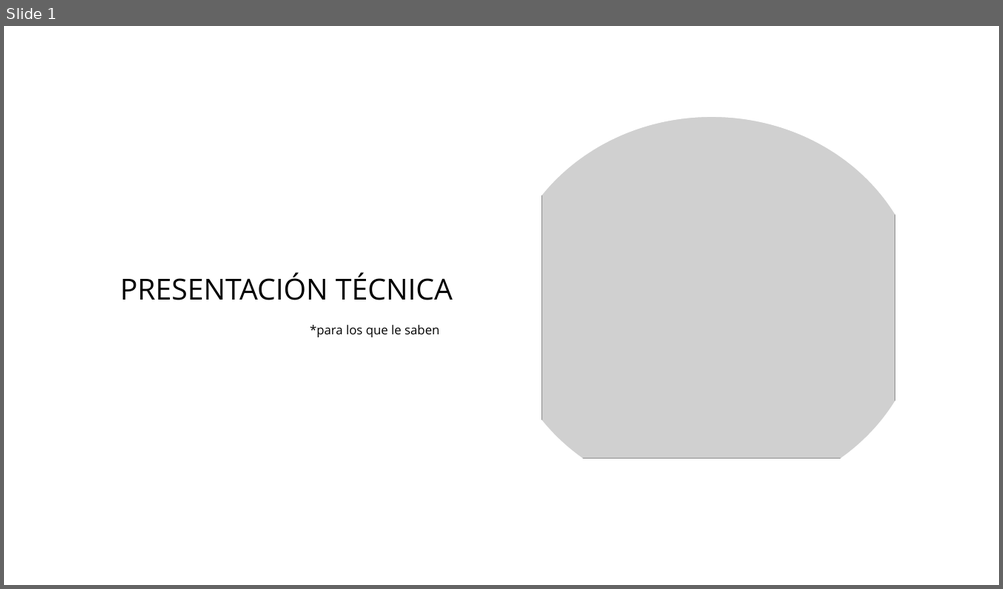
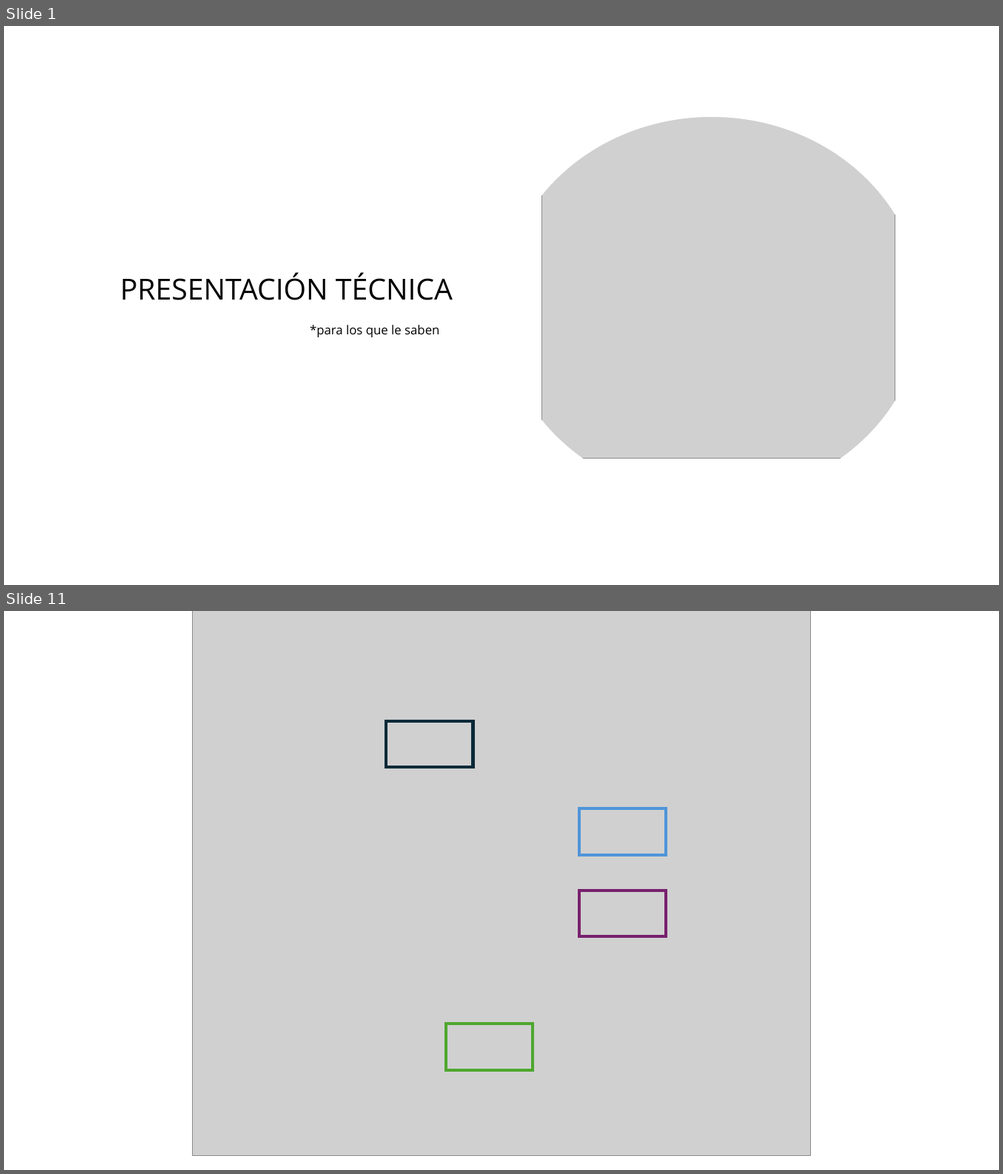
Before and after one commit to alejokawaii/DanielAlejandroSalcedoPerez_proyecto_final_ML, a slide deck: docs/Presentación1.pptx. Shown one above the other, each under a label of ours: slide 1 before the commit, slides 1 and 11 after it; the slides between them are not shown. The pictures are 1003x589 and 1003x1174 pixels, drawn with LibreOffice and Linux fonts; fonts in the diff are those of the drawing; grey boxes stand for pictures. Boxes give left, top, right and bottom in pixels: in the first picture for what was removed or moved away, otherwise in the second. Text is boxed around its words. In the diff, an @@ line names an element or a change of style, - is before the commit and + after.

```diff
--- a/docs/Presentación1.pptx
+++ b/docs/Presentación1.pptx
@@ slide 11 added at bbox=[4, 611, 999, 1170], background #FFFFFF @@
@@ picture added at bbox=[193, 611, 811, 1156] @@
@@ rectangle added at bbox=[386, 721, 473, 768], outline #092A39 3 pt @@
@@ rectangle added at bbox=[579, 809, 666, 855], outline #4E95D9 3 pt @@
@@ rectangle added at bbox=[579, 891, 666, 937], outline #78206E 3 pt @@
@@ rectangle added at bbox=[446, 1025, 533, 1071], outline #4EA72E 3 pt @@
```
Also in this commit, not shown: 8 slides changed, 9 other slides added.
